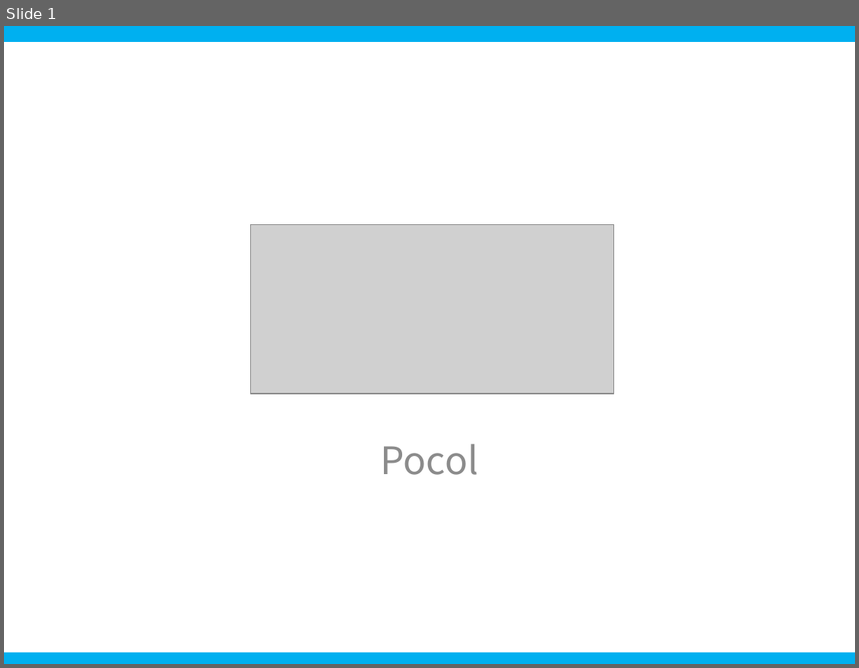
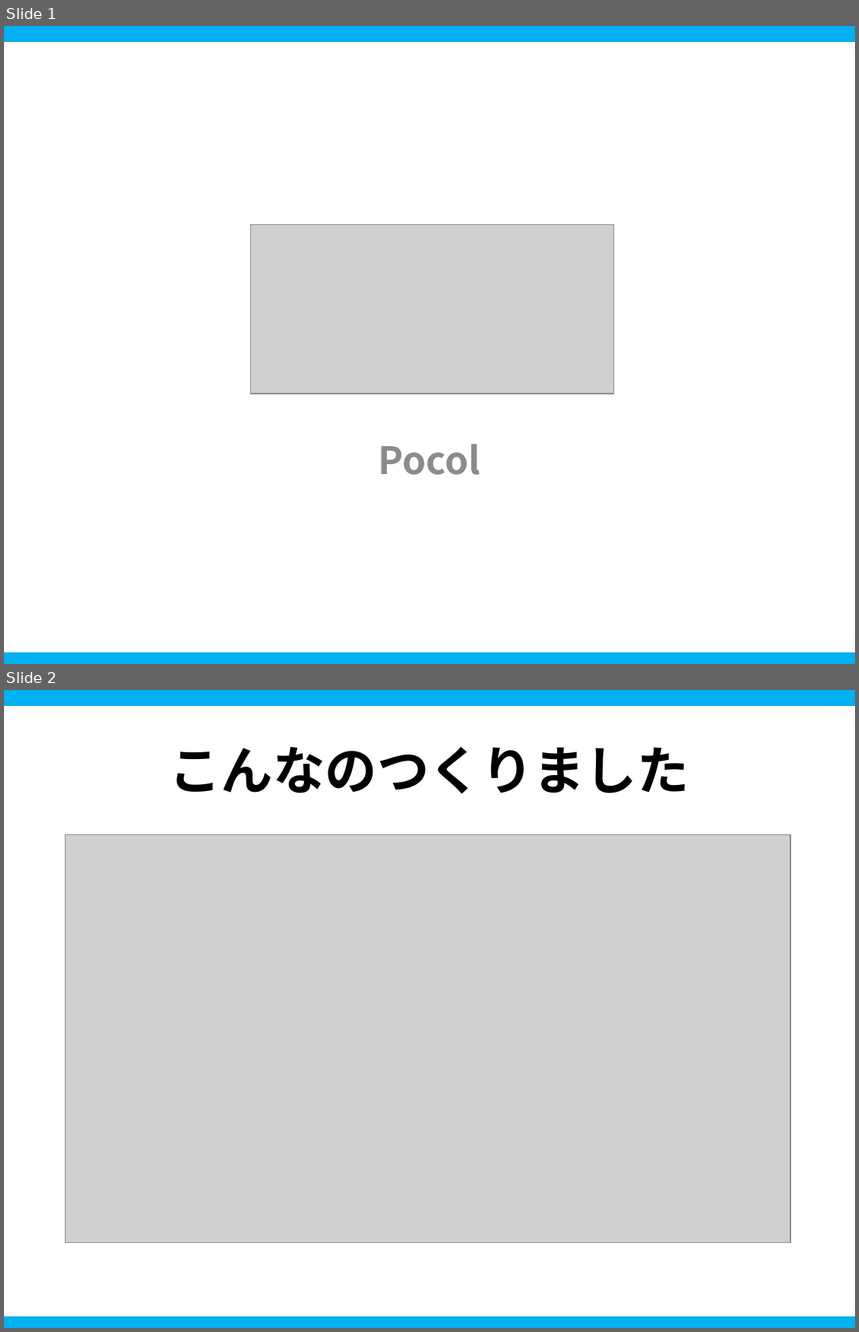
Before and after one commit to ProjectAsura/Salty, a slide deck: etc/salty.pptx. Shown one above the other, each under a label of ours: slide 1 before the commit, slides 1 and 2 after it. The pictures are 859x668 and 859x1332 pixels, drawn with LibreOffice and Linux fonts; fonts in the diff are those of the drawing; grey boxes stand for pictures; background and template pictures are left out. Boxes give left, top, right and bottom in pixels: in the first picture for what was removed or moved away, otherwise in the second. Text is boxed around its words. In the diff, an @@ line names an element or a change of style, - is before the commit and + after.

```diff
--- a/etc/salty.pptx
+++ b/etc/salty.pptx
@@ slide 2 added at [4, 690, 855, 1328], background #FFFFFF; not listed: 2 template elements that a slide beside it also shows @@
@@ title added at [169, 747, 689, 794], 44 pt, text #000000, bold @@
+こんなのつくりました
@@ picture added at [66, 834, 791, 1243] @@
@@ slide 1 changed as well @@
@@ subtitle "Pocol" at [379, 444, 481, 475]: bold on @@
```
Also in this commit, not shown: 20 other slides added, 8 other files.
